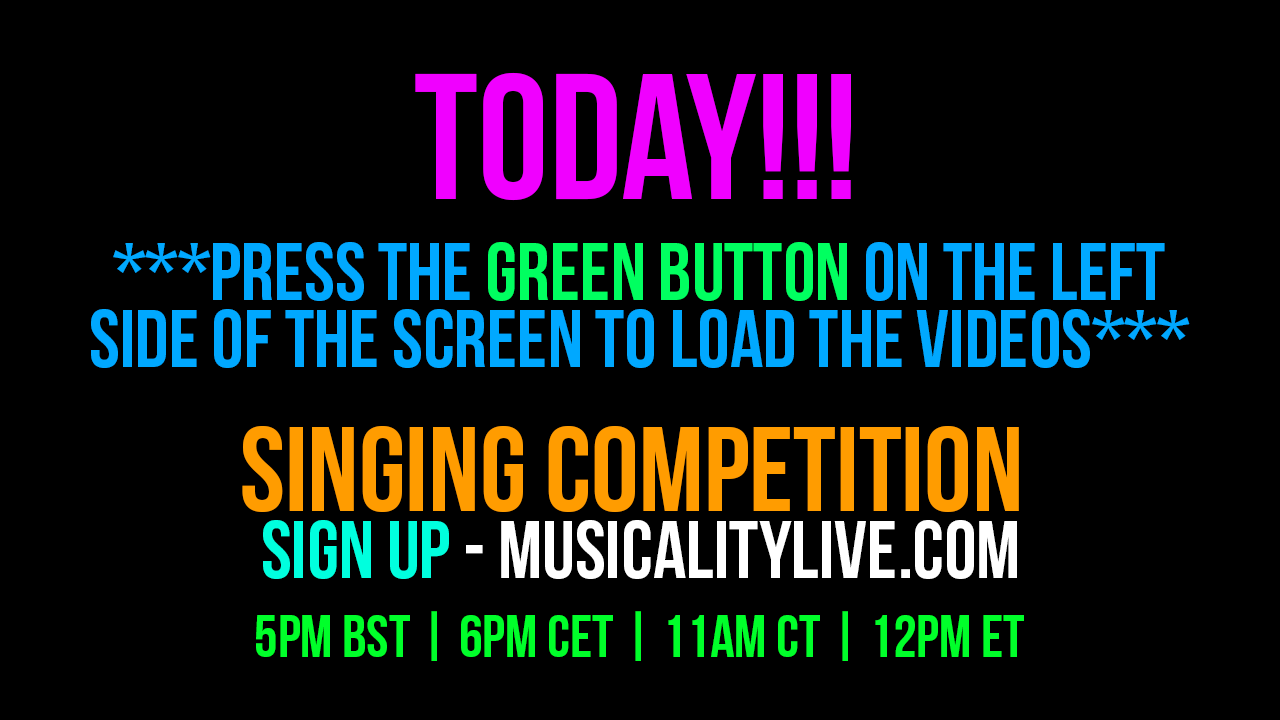
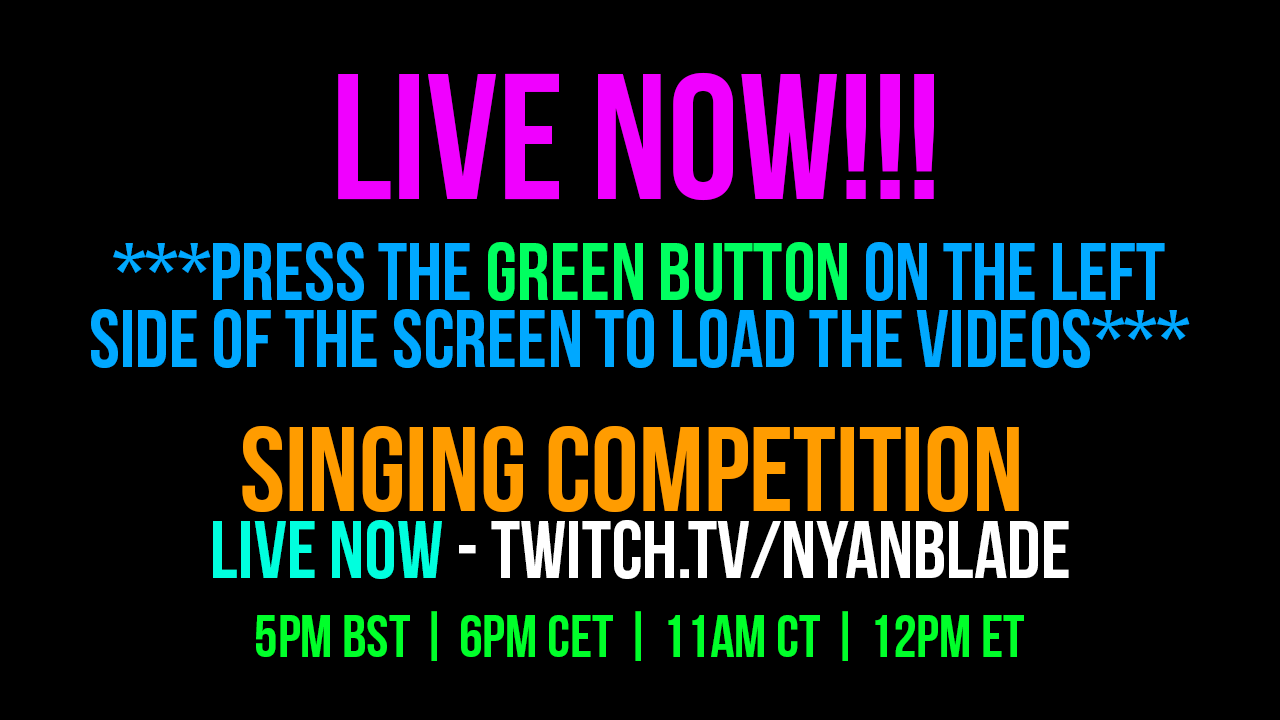
Before/after of a (1280, 720) layered artwork. What changed in the layer stack:
renamed "today!!!" to "LIVE NOW!!!", painted on it over <box>338,72,934,201</box>
renamed "SINGING COMPETITION sign up - MUSICALITYLIVE.COM" to "SINGING COMPETITION LIVE NOW - TWITCH.TV/NYANBLADE", painted on it over <box>213,520,1069,579</box>
